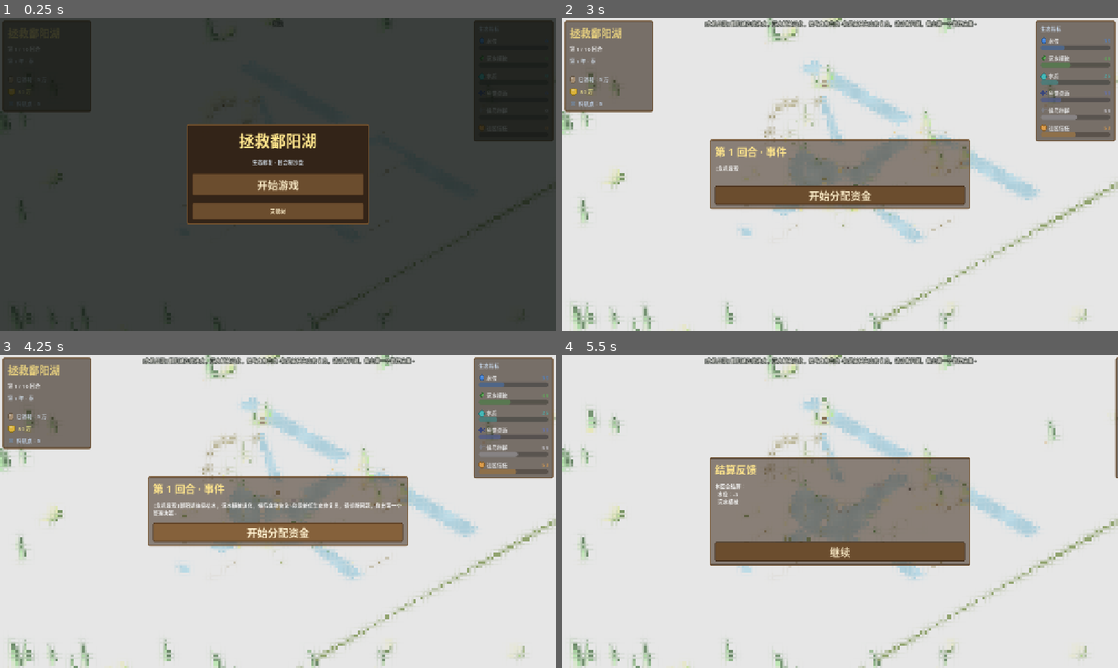
Above: before the commit, frames 1-4 (two rows, left to right).
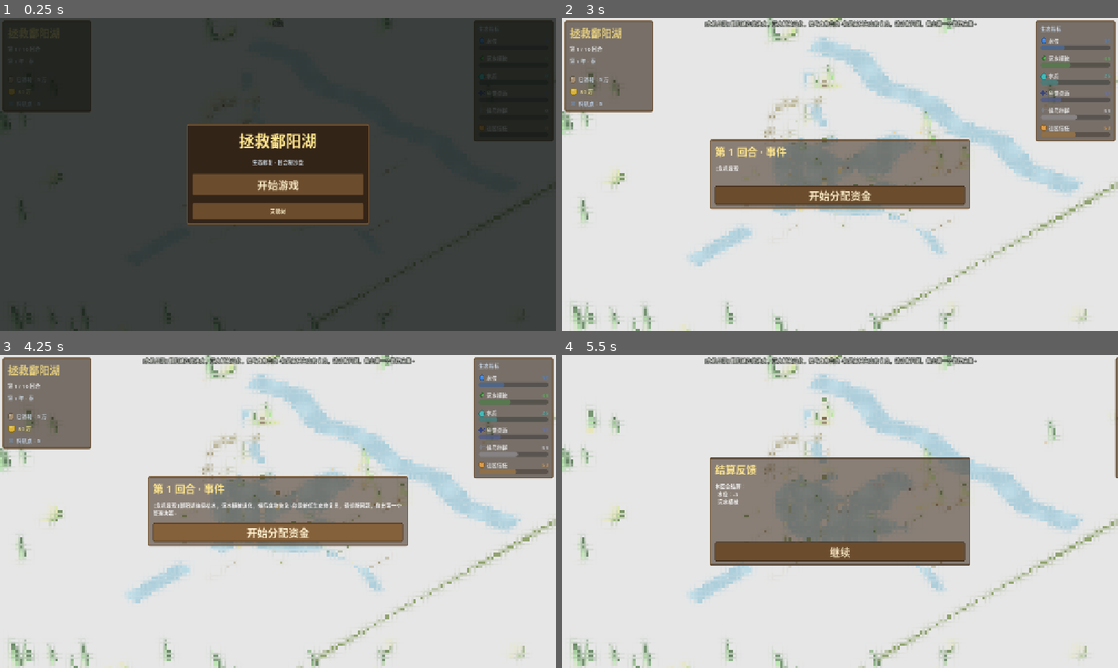
Above: after the commit, the same moments.

Repository: JoKanshin/poyanghu
Game: Godot game, scene res://scenes/main.tscn
Two runs of this game, one before a commit and one after it. Both use one fixed random seed, a clock stepped at 60 frames per second and the inputs below.
Inputs (mouse positions are in pixels of both pictures, inside the frame that each line leads up to):
- Up to frame 1 (0.25 s): no input
- Up to frame 2 (3 s): click "开始游戏" at 0.5 s; click "简单模式" at 1.25 s; click (840, 168) at 2.02 s; type "12" at 2.1 s; click "开始游戏" at 2.75 s
- Up to frame 3 (4.25 s): click "开始分配资金" at 3.5 s
- Up to frame 4 (5.5 s): click "开始分配资金" at 4.25 s; click "结束本回合 ▶" at 5 s

The runs differ from the first frame. In frame 2, 6.2% of the frame differs, in the area x 22-94%, y 6-80%; in frame 3, 6.2%; in frame 4, 5.7%.

Commit message:
feat: 长江改蜿蜒+赣江垂直长江+湖区放大
- 长江改为蜿蜒S形(中心线偏移生成), 不再是一条直线
- 赣江保持南北向, 与长江近垂直
- 湖区整体放大(主湖区约19×11), 更贴近鄱阳湖体量
- 河流用中心线偏移生成, 与湖体重叠无断开

Diff:
--- a/scripts/main.gd
+++ b/scripts/main.gd
@@ -158,9 +158,9 @@
 
 	# 草洲（8 块，主湖区中的草岛）
 	var grass_positions := [
-		Vector3(-4.5, 0.05, -2), Vector3(-1.5, 0.05, -2.5), Vector3(4, 0.05, -2),
-		Vector3(5, 0.05, 0.5), Vector3(2, 0.05, 1.5), Vector3(4, 0.05, 3.5),
-		Vector3(0, 0.05, 4), Vector3(-3, 0.05, 3.5),
+		Vector3(-7, 0.05, -3), Vector3(-3, 0.05, -3.5), Vector3(4.5, 0.05, -4),
+		Vector3(7.5, 0.05, -0.5), Vector3(2, 0.05, 0), Vector3(6.5, 0.05, 4),
+		Vector3(1.5, 0.05, 5.5), Vector3(-4, 0.05, 6),
 	]
 	for p in grass_positions:
 		var mi := MeshInstance3D.new()
@@ -213,15 +213,15 @@
 func _build_lake_shape(parent: Node3D) -> void:
 	# 鄱阳湖轮廓（XZ 平面多边形，北为 -z，南为 +z；北窄为入江水道，南宽为主湖区）
 	var outline: PackedVector2Array = [
-		Vector2(-1.0, -11.0), Vector2(1.0, -11.0),
-		Vector2(1.3, -8.5), Vector2(1.6, -5.5), Vector2(2.0, -4.0),
-		Vector2(5.0, -3.5), Vector2(6.5, -2.0), Vector2(7.2, 0.0),
-		Vector2(6.8, 2.0), Vector2(5.5, 3.5), Vector2(4.0, 4.8),
-		Vector2(2.0, 5.5), Vector2(0.6, 5.8), Vector2(-0.6, 5.8),
-		Vector2(-2.0, 5.5), Vector2(-4.0, 4.8), Vector2(-5.5, 3.5),
-		Vector2(-6.8, 2.0), Vector2(-7.2, 0.0), Vector2(-6.5, -2.0),
-		Vector2(-5.0, -3.5), Vector2(-2.0, -4.0), Vector2(-1.6, -5.5),
-		Vector2(-1.3, -8.5),
+		Vector2(-1.4, -14.0), Vector2(1.4, -14.0),
+		Vector2(1.8, -11.0), Vector2(2.2, -8.0), Vector2(2.8, -5.5),
+		Vector2(6.5, -5.0), Vector2(8.5, -3.0), Vector2(9.4, 0.0),
+		Vector2(8.8, 2.5), Vector2(7.0, 4.5),
+		Vector2(5.0, 6.2), Vector2(2.5, 7.2), Vector2(0.8, 7.5), Vector2(-0.8, 7.5),
+		Vector2(-2.5, 7.2), Vector2(-5.0, 6.2),
+		Vector2(-7.0, 4.5), Vector2(-8.8, 2.5), Vector2(-9.4, 0.0),
+		Vector2(-8.5, -3.0), Vector2(-6.5, -5.0),
+		Vector2(-2.8, -5.5), Vector2(-2.2, -8.0), Vector2(-1.8, -11.0),
 	]
 	lake_mesh = _make_flat_polygon(outline, 0.08, lake_mat)
 	lake_mesh.name = "PoyangLake"
@@ -229,37 +229,61 @@
 	_build_rivers(parent)
 
 
-## 河流：长江（北，自西向东）+ 赣江（南，自南向北）+ 修水/饶河
+## 由中心线生成河流轮廓（两侧各偏移半宽，中心线可弯曲）
+func _river_outline(center: PackedVector2Array, width: float) -> PackedVector2Array:
+	var left: PackedVector2Array = []
+	var right: PackedVector2Array = []
+	var n := center.size()
+	for i in n:
+		var prev: Vector2 = center[clampi(i - 1, 0, n - 1)]
+		var nxt: Vector2 = center[clampi(i + 1, 0, n - 1)]
+		var dir: Vector2 = (nxt - prev)
+		if dir.length() < 0.0001:
+			dir = Vector2(1, 0)
+		dir = dir.normalized()
+		var normal := Vector2(-dir.y, dir.x)  # 垂直方向
+		var half := width * 0.5
+		left.append(center[i] + normal * half)
+		right.append(center[i] - normal * half)
+	var outline := left.duplicate()
+	for i in range(n - 1, -1, -1):
+		outline.append(right[i])
+	return outline
+
+
+## 河流：长江（北，蜿蜒自西向东）+ 赣江（南，自南向北，与之垂直）+ 修水/饶河
 func _build_rivers(parent: Node3D) -> void:
-	# 长江：北侧横向大河，湖体北口（入江水道 z=-11）汇入其中
-	var yangtze := _make_flat_polygon(PackedVector2Array([
-		Vector2(-16.0, -12.0), Vector2(16.0, -12.0),
-		Vector2(16.0, -10.0), Vector2(-16.0, -10.0),
-	]), 0.08, lake_mat)
+	# 长江：北侧蜿蜒大河，湖体北口（入江水道 z=-14）汇入其中
+	var yangtze_center := PackedVector2Array([
+		Vector2(-18.0, -14.0), Vector2(-13.0, -15.5), Vector2(-8.0, -13.5),
+		Vector2(-3.0, -15.0), Vector2(2.0, -13.8), Vector2(7.0, -15.2),
+		Vector2(12.0, -13.6), Vector2(18.0, -14.8),
+	])
+	var yangtze := _make_flat_polygon(_river_outline(yangtze_center, 2.6), 0.08, lake_mat)
 	yangtze.name = "Yangtze"
 	parent.add_child(yangtze)
 
-	# 赣江：南侧，自南向北注入湖体南部（第一大支流）
-	var gan := _make_flat_polygon(PackedVector2Array([
-		Vector2(-0.9, 5.0), Vector2(0.9, 5.0),
-		Vector2(0.7, 14.0), Vector2(-0.7, 14.0),
-	]), 0.08, lake_mat)
+	# 赣江：南侧，自南向北注入湖体南部（第一大支流，与长江近垂直）
+	var gan_center := PackedVector2Array([
+		Vector2(0.0, 7.0), Vector2(0.0, 12.0), Vector2(0.0, 17.0), Vector2(0.0, 21.0),
+	])
+	var gan := _make_flat_polygon(_river_outline(gan_center, 1.8), 0.08, lake_mat)
 	gan.name = "GanRiver"
 	parent.add_child(gan)
 
 	# 修水：西北注入
-	var xiu := _make_flat_polygon(PackedVector2Array([
-		Vector2(-4.4, -3.2), Vector2(-3.2, -3.8),
-		Vector2(-11.0, -8.5), Vector2(-12.6, -9.0),
-	]), 0.08, lake_mat)
+	var xiu_center := PackedVector2Array([
+		Vector2(-6.0, -3.5), Vector2(-9.5, -6.0), Vector2(-12.5, -8.0), Vector2(-15.0, -10.5),
+	])
+	var xiu := _make_flat_polygon(_river_outline(xiu_center, 1.1), 0.08, lake_mat)
 	xiu.name = "XiuRiver"
 	parent.add_child(xiu)
 
 	# 饶河：东侧注入
-	var rao := _make_flat_polygon(PackedVector2Array([
-		Vector2(6.2, 2.0), Vector2(7.2, 0.8),
-		Vector2(13.5, 1.6), Vector2(13.0, 3.2),
-	]), 0.08, lake_mat)
+	var rao_center := PackedVector2Array([
+		Vector2(8.0, 1.5), Vector2(11.0, 0.5), Vector2(14.0, 1.5), Vector2(16.5, 2.5),
+	])
+	var rao := _make_flat_polygon(_river_outline(rao_center, 1.0), 0.08, lake_mat)
 	rao.name = "RaoRiver"
 	parent.add_child(rao)
 
